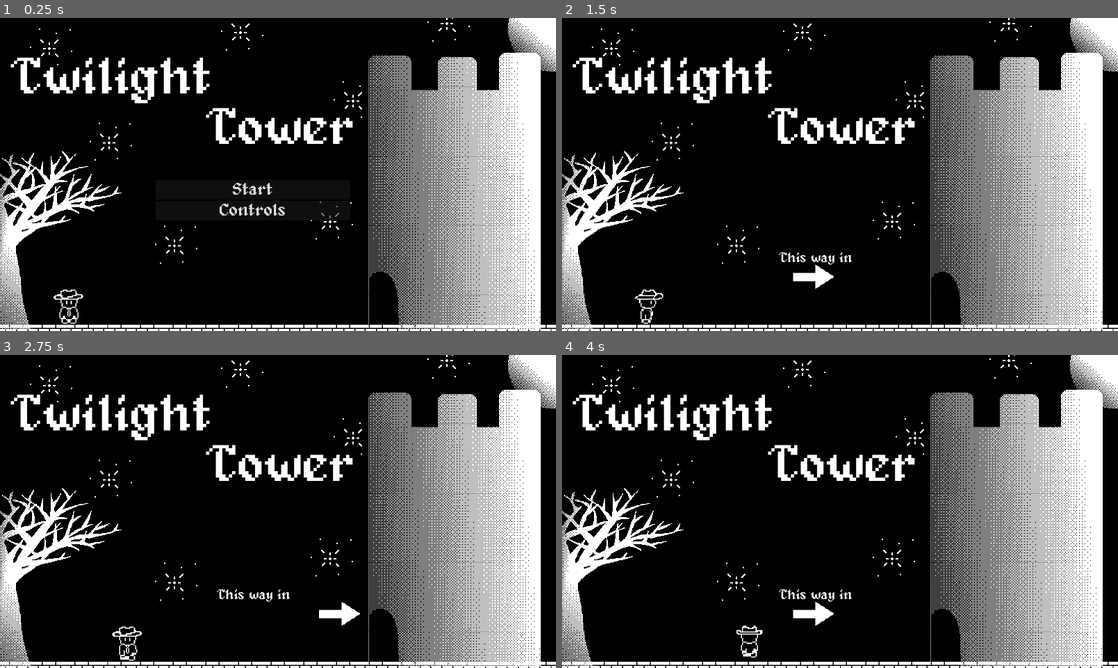
Above: before the commit, frames 1-4 (two rows, left to right).
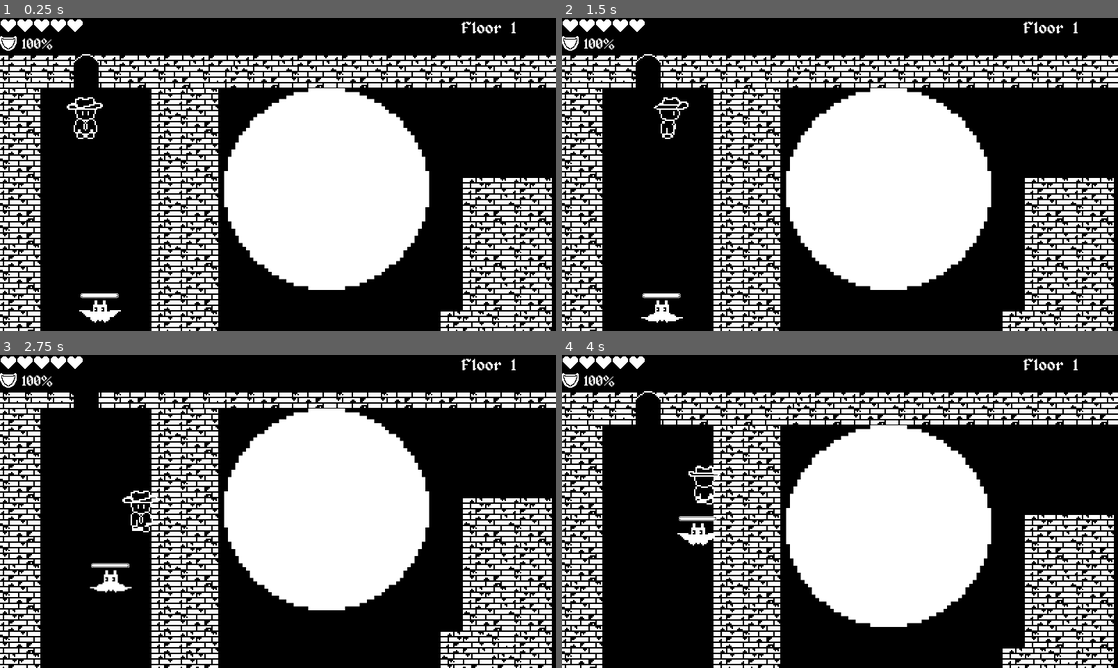
Above: after the commit, the same moments.

Repository: Tracychun13/twilight-tower
Game: Godot game, scene res://scenes/game.tscn
Two runs of this game, one before a commit and one after it. Both use one fixed random seed, a clock stepped at 60 frames per second and the inputs below. Sound files missing from this copy of the repository are replaced by a short silence.
Inputs (mouse positions are in pixels of both pictures, inside the frame that each line leads up to):
- Up to frame 1 (0.25 s): no input
- Up to frame 2 (1.5 s): click (817, 190) at 0.5 s, where only the run before the commit has a clickable "Start"; hold D (right) from 1.28 s (still down); hold K (attack) from 1.28 s (still down)
- Up to frame 3 (2.75 s): tap Space (detained) at 1.55, 2.1 s; release D (right) at 2.03 s; release K (attack) at 2.03 s; hold S (down) from 2.03 s (still down); tap K (attack) at 2.3 s
- Up to frame 4 (4 s): release S (down) at 2.78 s; hold D (right) 2.78-3.53 s; hold K (attack) 2.78-3.53 s; tap Space (detained) at 3.05, 3.6 s; hold W (up) from 3.53 s (still down); tap K (attack) at 3.8 s

The runs differ from the first frame. In frame 1, 51% of the frame differs, in the area x 0-100%, y 0-100%; in frame 2, 51%; in frame 3, 49%; in frame 4, 51%.

Commit message:
bat healthbar implemented

Diff:
--- a/twilight-tower/scenes/bat.tscn
+++ b/twilight-tower/scenes/bat.tscn
@@ -1,8 +1,11 @@
-[gd_scene load_steps=14 format=3 uid="uid://bkxva68b8o82j"]
+[gd_scene load_steps=17 format=3 uid="uid://bkxva68b8o82j"]
 
 [ext_resource type="Script" path="res://scripts/bat.gd" id="1_w8dxn"]
 [ext_resource type="Texture2D" uid="uid://die4rhwkgo1fl" path="res://assets/bat_assets/batSprite.png" id="2_wgu2g"]
 [ext_resource type="AudioStream" uid="uid://wndjf137ofdk" path="res://assets/audio/bat.wav" id="3_nn053"]
+[ext_resource type="Texture2D" uid="uid://iyv0as48yc1x" path="res://assets/environment_assets/healthBarBacking.png" id="4_lcujr"]
+[ext_resource type="Texture2D" uid="uid://cnrtu8vmhh2jg" path="res://assets/environment_assets/healthBar.png" id="5_g2y6q"]
+[ext_resource type="Script" path="res://scenes/healthBar.gd" id="6_prdk8"]
 
 [sub_resource type="AtlasTexture" id="AtlasTexture_supo0"]
 atlas = ExtResource("2_wgu2g")
@@ -98,6 +101,22 @@
 [node name="CollisionShape" type="CollisionShape2D" parent="CollisionArea"]
 shape = SubResource("RectangleShape2D_2rwty")
 
+[node name="TextureProgressBar" type="TextureProgressBar" parent="."]
+anchors_preset = 15
+anchor_right = 1.0
+anchor_bottom = 1.0
+offset_left = -14.0
+offset_top = -13.0
+offset_right = 258.0
+offset_bottom = 19.0
+grow_horizontal = 2
+grow_vertical = 2
+scale = Vector2(0.1, 0.1)
+value = 50.0
+texture_under = ExtResource("4_lcujr")
+texture_progress = ExtResource("5_g2y6q")
+script = ExtResource("6_prdk8")
+
 [connection signal="finished" from="AudioStreamPlayer2D" to="." method="_on_bat_audio_finished"]
 [connection signal="timeout" from="Timer" to="." method="_on_timer_timeout"]
 [connection signal="body_entered" from="Range" to="." method="_on_range_entered"]
--- /dev/null
+++ b/twilight-tower/scenes/healthBar.gd
@@ -0,0 +1,10 @@
+extends TextureProgressBar
+
+@onready var bat = $".."
+# Called when the node enters the scene tree for the first time.
+func _ready() -> void:
+	bat.healthChanged.connect(update)
+	update()
+
+func update():
+	value = bat.health
--- a/twilight-tower/scripts/bat.gd
+++ b/twilight-tower/scripts/bat.gd
@@ -1,4 +1,6 @@
 extends CharacterBody2D
+
+signal healthChanged
 
 const SPEED = 60.0
 var health = 100
@@ -43,6 +45,7 @@
 func batDamaged(value) -> void:
 	if health > 0:
 		health-= value
+		healthChanged.emit()
 		print("BAT HEALTH: ", health)
 
 
--- a/twilight-tower/scripts/scene_mgmt.gd
+++ b/twilight-tower/scripts/scene_mgmt.gd
@@ -1,6 +1,6 @@
 extends Node
 
-var current_level = 0
+var current_level = 1
 var curr_scene: Node = null
 enum Level{
 	LEVEL_MAIN=0,
Binary file added: twilight-tower/assets/environment_assets/healthBar.png
Not shown, added: twilight-tower/assets/environment_assets/healthBar.png.import
Binary file added: twilight-tower/assets/environment_assets/healthBarBacking.png
Not shown, added: twilight-tower/assets/environment_assets/healthBarBacking.png.import
